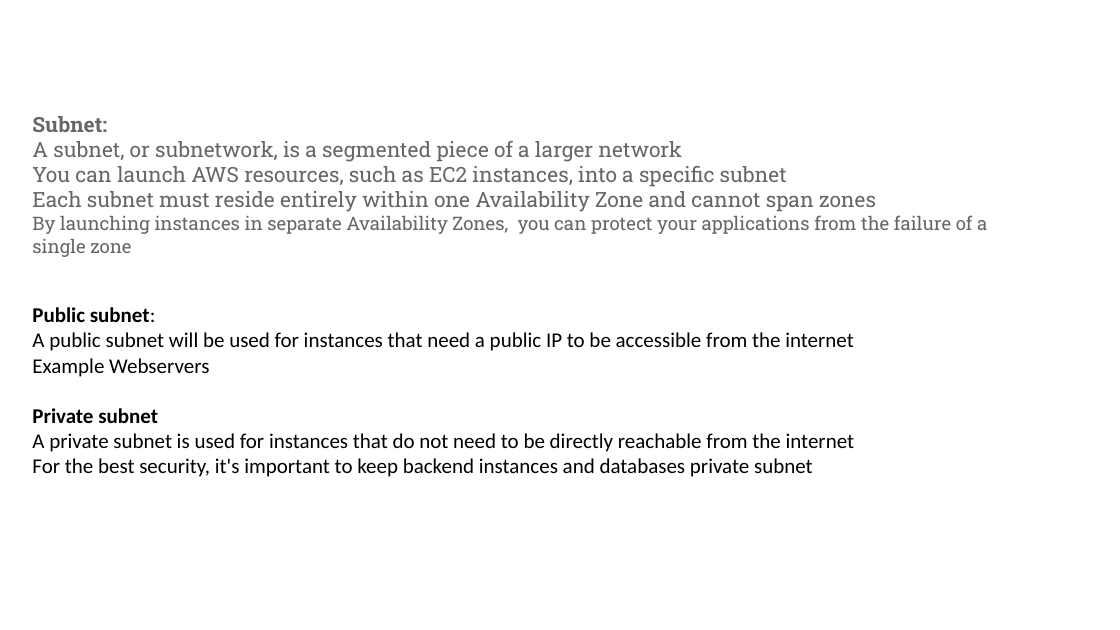
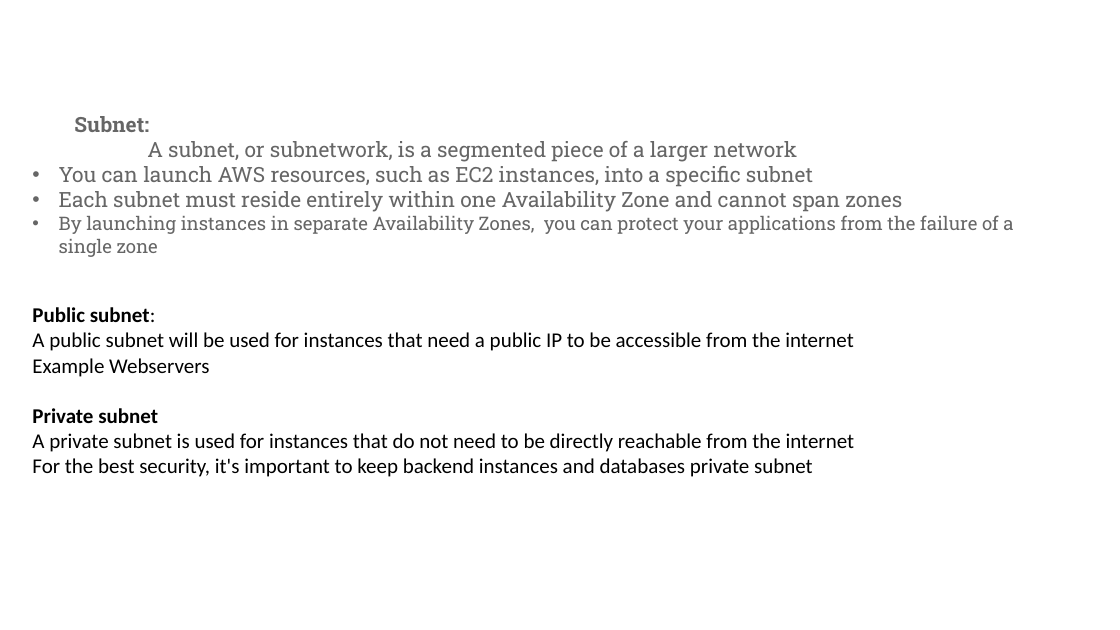
Before and after one commit to muralifmwdba/aws-material, a slide deck: slide 5 of VPC.pptx. Drawn at 1120x630 pixels with LibreOffice and Linux fonts; fonts in the diff are those of the drawing. Boxes give left, top, right and bottom in pixels: in the first picture for what was removed or moved away, otherwise in the second. Text is boxed around its words. In the diff, an @@ line names an element or a change of style, - is before the commit and + after.

```diff
--- a/VPC.pptx
+++ b/VPC.pptx
@@ text at bbox=[59, 116, 902, 212]: text changed @@
-Subnet:
-A subnet, or subnetwork, is a segmented piece of a larger network
-You can launch AWS resources, such as EC2 instances, into a specific subnet
-Each subnet must reside entirely within one Availability Zone and cannot span zones
+  Subnet:
+  A subnet, or subnetwork, is a segmented piece of a larger network
+• You can launch AWS resources, such as EC2 instances, into a specific subnet
+• Each subnet must reside entirely within one Availability Zone and cannot span zones
@@ text at bbox=[59, 215, 1013, 257]: bullet none to • @@
```
Also in this commit, not shown: 4 slides added.
